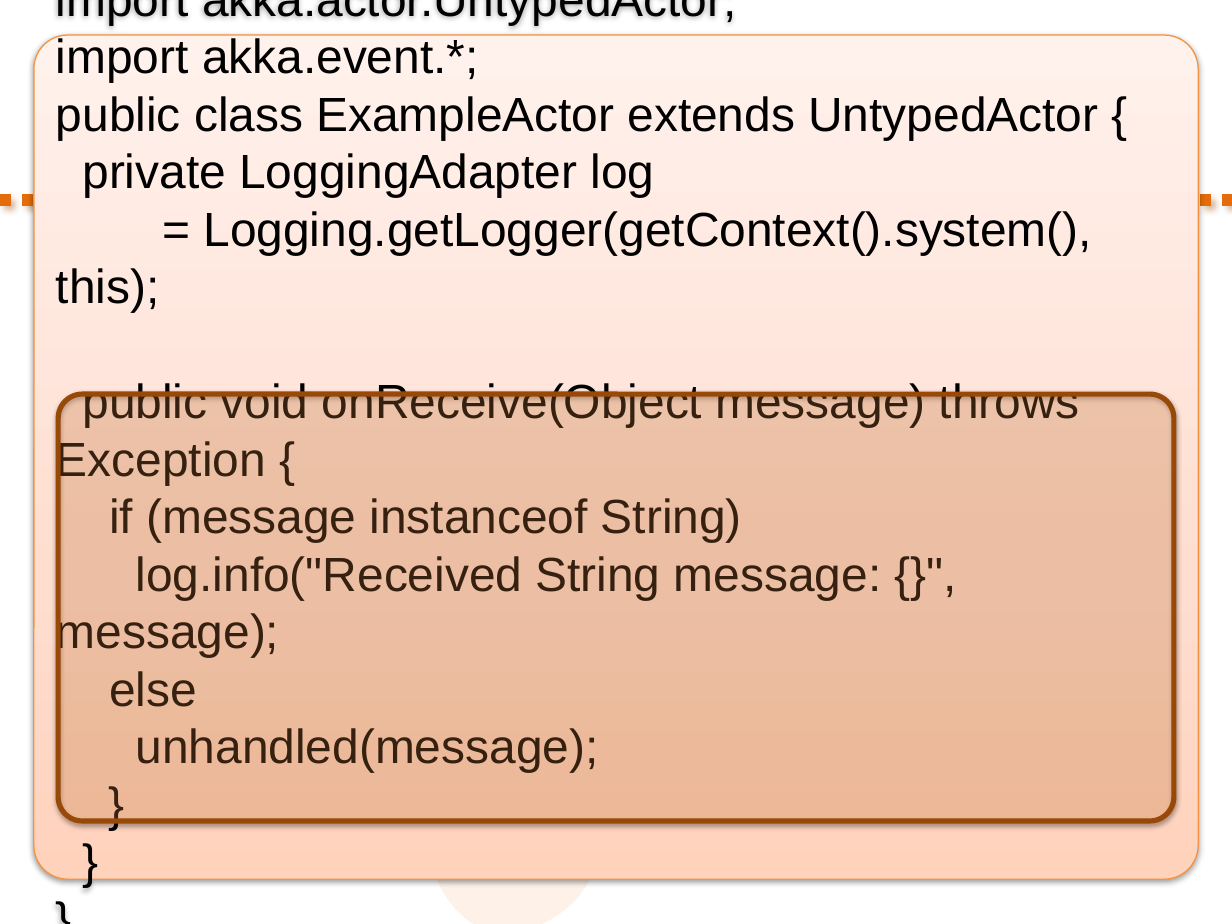
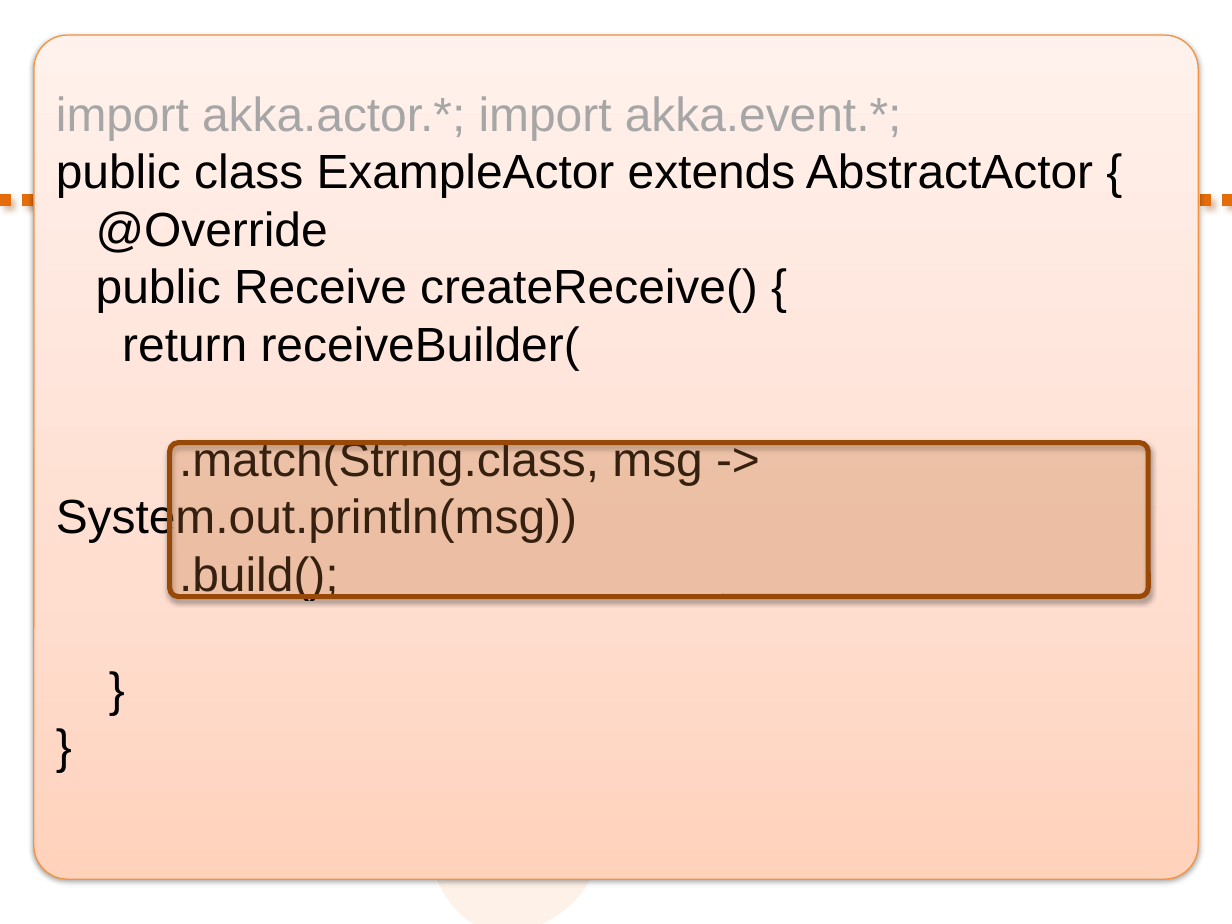
Before and after one commit to novotnyr/kopr-portal, a slide deck: slide 14 of slides/kopr-actors-akka.pptx (slide 12 before the commit). Drawn at 1232x924 pixels with LibreOffice and Linux fonts; fonts in the diff are those of the drawing. Boxes give left, top, right and bottom in pixels: in the first picture for what was removed or moved away, otherwise in the second. Text is boxed around its words. In the diff, an @@ line names an element or a change of style, - is before the commit and + after.

Commit message:
Slajdy prepracovane na receiveBuilder API

```diff
--- a/slides/kopr-actors-akka.pptx
+++ b/slides/kopr-actors-akka.pptx
@@ text in rounded rectangle at <box>56,96,1093,600</box>: text changed @@
-import akka.actor.UntypedActor;
-import akka.event.*;
-public class ExampleActor extends UntypedActor {
-private LoggingAdapter log
-= Logging.getLogger(getContext().system(), this);
-public void onReceive(Object message) throws Exception {
-if (message instanceof String)
-log.info("Received String message: {}", message);
-else
-unhandled(message);
-}
-}
-}
+import akka.actor.*; import akka.event.*;
+public class ExampleActor extends AbstractActor {
+@Override
+public Receive createReceive() {
+return receiveBuilder(
+.match(String.class, msg -> System.out.println(msg))
+.build();
+}
+}
@@ rounded rectangle: place and size @@
-rounded rectangle at <box>58,394,1174,821</box>
+rounded rectangle at <box>170,442,1148,596</box>
```
Also in this commit, not shown: 10 other slides changed, 8 slides added, 10 slides removed, 1 other file.
